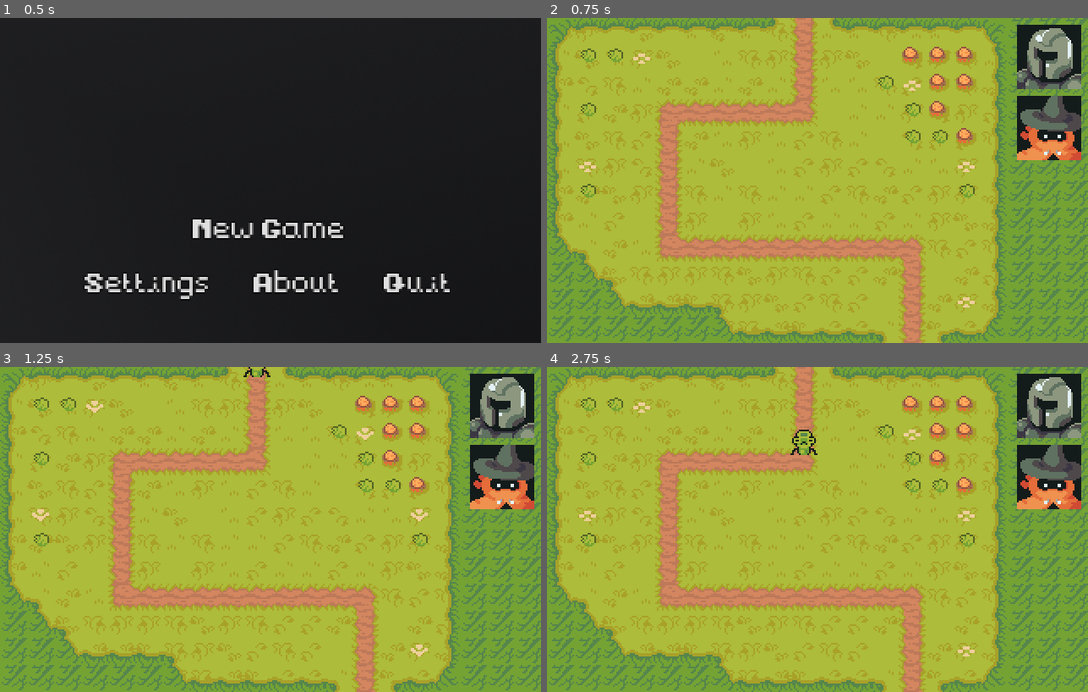
Above: before the commit, frames 1-4 (two rows, left to right).
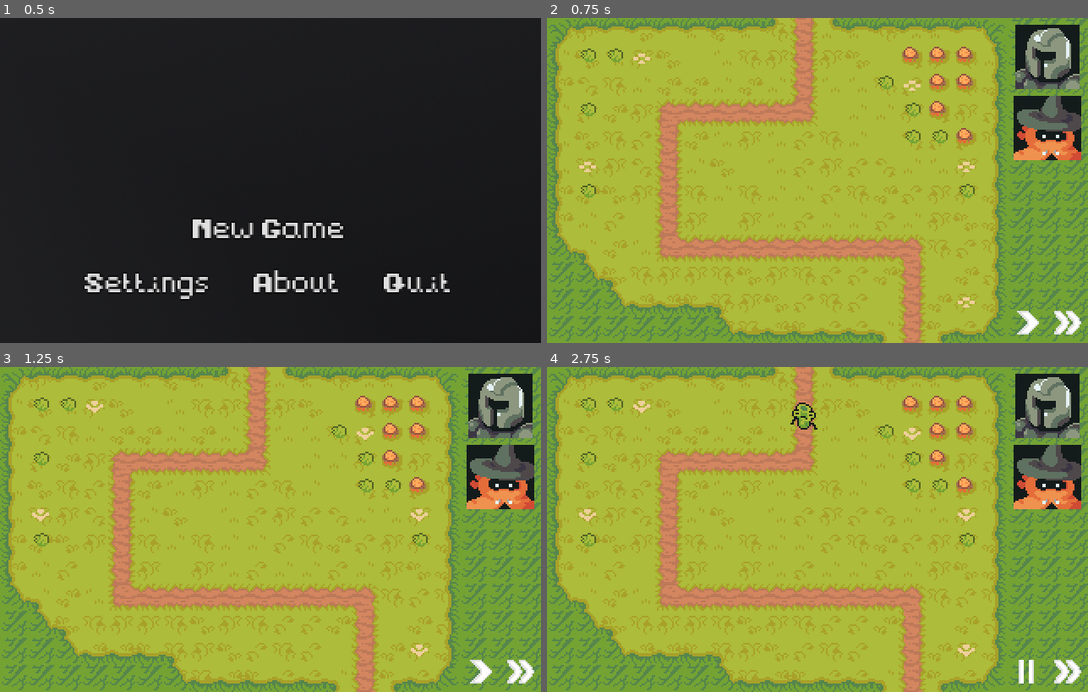
Above: after the commit, the same moments.

Repository: fescherer/game-off-2023
Game: Godot game, scene res://SceneHandler.tscn
Same seed, same stepped clock (60 frames per second), same inputs: the game is played once before the commit and once after it.
Inputs (mouse positions are in pixels of both pictures, inside the frame that each line leads up to):
- Up to frame 1 (0.5 s): no input
- Up to frame 2 (0.75 s): click "New Game" at 0.5 s
- Up to frame 3 (1.25 s): no input
- Up to frame 4 (2.75 s): click (1028, 672) at 1.27 s; click (1066, 672) at 2.02 s

Frame 1 is identical in both runs. In frame 2, 1.4% of the frame differs, in the area x 86-99%, y 2-98%; in frame 3, 1.5%; in frame 4, 2.1%, in the area x 5-99%, y 2-98%.

Commit message:
:sparkles: feat: pause/play/fastfoward buttons

Diff:
--- a/Scenes/Enemies/EnemyBamboo.gd
+++ b/Scenes/Enemies/EnemyBamboo.gd
@@ -12,7 +12,7 @@
 	set_progress(get_progress() + speed + delta)
 	var current_position = position
 
-	if(last_position != current_position):
+	if(abs(last_position.x) != abs(current_position.x) || abs(last_position.y) != abs(current_position.y)):
 		if(abs(last_position.x) < abs(current_position.x)): # Going Right
 			_animated_sprite.play('east')
 		if(abs(last_position.x) > abs(current_position.x)): # Going Left
--- a/Scenes/MainScenes/UI.gd
+++ b/Scenes/MainScenes/UI.gd
@@ -28,3 +28,25 @@
 	if get_node("TowerPreview/DragTower").modulate != Color(color):
 		get_node("TowerPreview/DragTower").modulate = Color(color)
 		get_node("TowerPreview/RangeIndicator").modulate = Color(color)
+
+##
+## Game Control functions
+##
+func _on_pause_play_pressed():
+	if get_parent().build_mode:
+		get_parent().cancel_build_mode()
+	if get_tree().is_paused():
+		get_tree().paused = false
+	elif get_parent().current_wave == 0:
+		get_parent().current_wave += 1
+		get_parent().start_next_wave()
+	else:
+		get_tree().paused = true
+
+func _on_fastfoward_pressed():
+	if get_parent().build_mode:
+		get_parent().cancel_build_mode()
+	if Engine.get_time_scale() == 15.0:
+		Engine.set_time_scale(1.0)
+	else:
+		Engine.set_time_scale(15.0)
--- a/Scenes/MainScenes/game.gd
+++ b/Scenes/MainScenes/game.gd
@@ -17,9 +17,6 @@
 
 	for i in get_tree().get_nodes_in_group("build_buttons"):
 		i.pressed.connect(initiate_build_mode.bind(i.name))
-
-	start_next_wave()
-
 
 func _process(_delta): #Run every frame
 	if build_mode:
--- a/Scenes/MainScenes/game.tscn
+++ b/Scenes/MainScenes/game.tscn
@@ -1,10 +1,13 @@
-[gd_scene load_steps=6 format=3 uid="uid://2l53iqdxctbl"]
+[gd_scene load_steps=9 format=3 uid="uid://2l53iqdxctbl"]
 
 [ext_resource type="Script" path="res://Scenes/MainScenes/game.gd" id="1_s360q"]
 [ext_resource type="PackedScene" uid="uid://xxodqh3mc4r7" path="res://Scenes/Maps/Map01.tscn" id="2_4n37u"]
 [ext_resource type="Texture2D" uid="uid://gt5wcvnl6k3h" path="res://Assets/Towers/Knight/Faceset.png" id="2_nn1ye"]
 [ext_resource type="Script" path="res://Scenes/MainScenes/UI.gd" id="3_0f01c"]
 [ext_resource type="Texture2D" uid="uid://b271x3lgfvanm" path="res://Assets/Towers/Mage/Faceset.png" id="3_rgqh6"]
+[ext_resource type="Texture2D" uid="uid://cvdj1lsij4uy1" path="res://Assets/UI/arrow-play.png" id="6_4gfaw"]
+[ext_resource type="Texture2D" uid="uid://jmo3v7bgdy2c" path="res://Assets/UI/pause.png" id="7_8ye5f"]
+[ext_resource type="Texture2D" uid="uid://8w34ugrxg7xh" path="res://Assets/UI/arrow-fastfoward.png" id="8_s0xh8"]
 
 [node name="game" type="Node2D"]
 script = ExtResource("1_s360q")
@@ -51,3 +54,26 @@
 layout_mode = 2
 texture_normal = ExtResource("3_rgqh6")
 stretch_mode = 0
+
+[node name="Spacing" type="Control" parent="UI/HUD/MarginContainer/VBoxContainer"]
+layout_mode = 2
+size_flags_vertical = 3
+
+[node name="Buttons" type="HBoxContainer" parent="UI/HUD/MarginContainer/VBoxContainer"]
+layout_mode = 2
+theme_override_constants/separation = 8
+alignment = 1
+
+[node name="PausePlay" type="TextureButton" parent="UI/HUD/MarginContainer/VBoxContainer/Buttons"]
+process_mode = 3
+layout_mode = 2
+toggle_mode = true
+texture_normal = ExtResource("6_4gfaw")
+texture_pressed = ExtResource("7_8ye5f")
+
+[node name="Fastfoward" type="TextureButton" parent="UI/HUD/MarginContainer/VBoxContainer/Buttons"]
+layout_mode = 2
+texture_normal = ExtResource("8_s0xh8")
+
+[connection signal="pressed" from="UI/HUD/MarginContainer/VBoxContainer/Buttons/PausePlay" to="UI" method="_on_pause_play_pressed"]
+[connection signal="pressed" from="UI/HUD/MarginContainer/VBoxContainer/Buttons/Fastfoward" to="UI" method="_on_fastfoward_pressed"]
Binary file added: Assets/UI/arrow-fastfoward.png
Not shown, changed: Assets/UI/arrow-fastfoward.png.import
Binary file added: Assets/UI/arrow-play.png
Not shown, changed: Assets/UI/arrow-play.png.import
Binary file removed: Assets/UI/blue_button03.png
Binary file removed: Assets/UI/blue_button05.png
Binary file removed: Assets/UI/blue_button12.png
Binary file added: Assets/UI/pause.png
Not shown, changed: Assets/UI/pause.png.import
